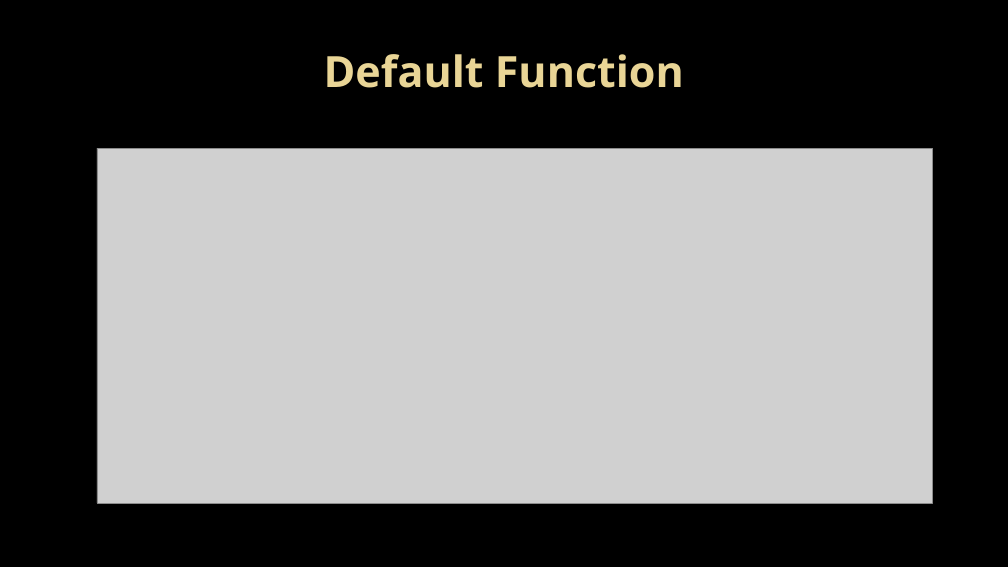
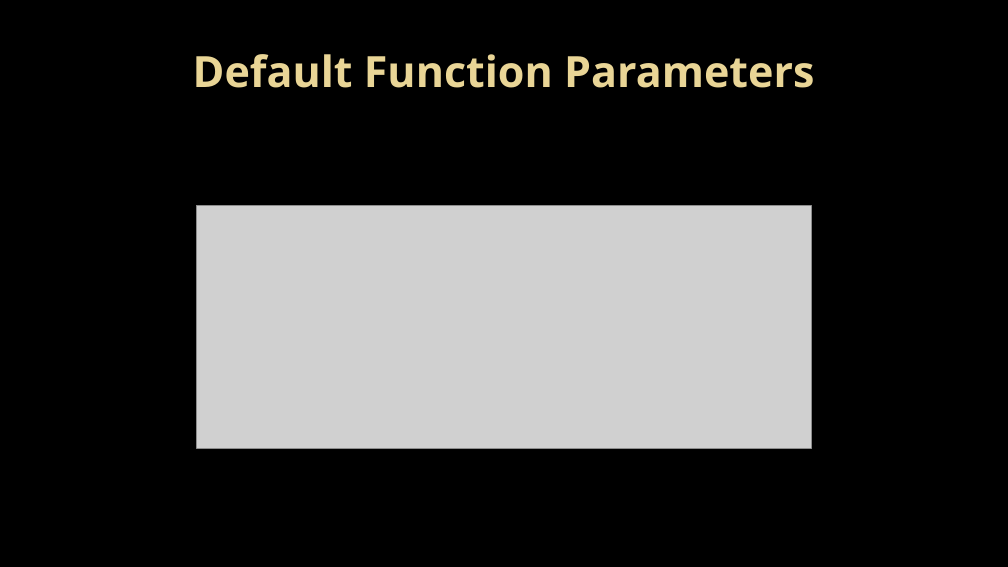
Before and after one commit to salman3009/newtownJuneBatch, a slide deck: slide 4 of 2022/June_Batch/5Javascript/others/new-version/11javascript - Advance-Function.pptx. Drawn at 1008x567 pixels with LibreOffice and Linux fonts; fonts in the diff are those of the drawing; grey boxes stand for pictures; background and template pictures are left out. Boxes give left, top, right and bottom in pixels: in the first picture for what was removed or moved away, otherwise in the second. Text is boxed around its words. In the diff, an @@ line names an element or a change of style, - is before the commit and + after.

```diff
--- a/2022/June_Batch/5Javascript/others/new-version/11javascript - Advance-Function.pptx
+++ b/2022/June_Batch/5Javascript/others/new-version/11javascript - Advance-Function.pptx
@@ title at <box>193,54,814,88</box>: text changed @@
-Default Function
+Default Function Parameters
@@ picture: place and size @@
-picture at <box>97,148,932,504</box>
+picture at <box>197,206,811,448</box>
```
Also in this commit, not shown: 2 other slides changed, 2 slides added, 1 slide removed, 19 other files.
